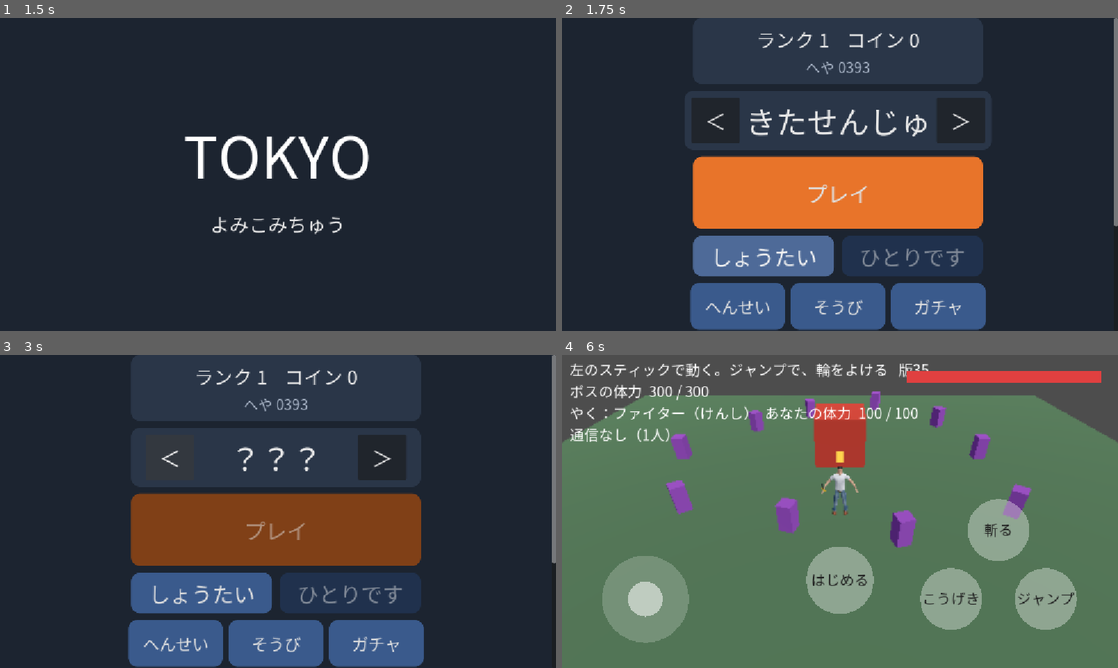
Above: before the commit, frames 1-4 (two rows, left to right).
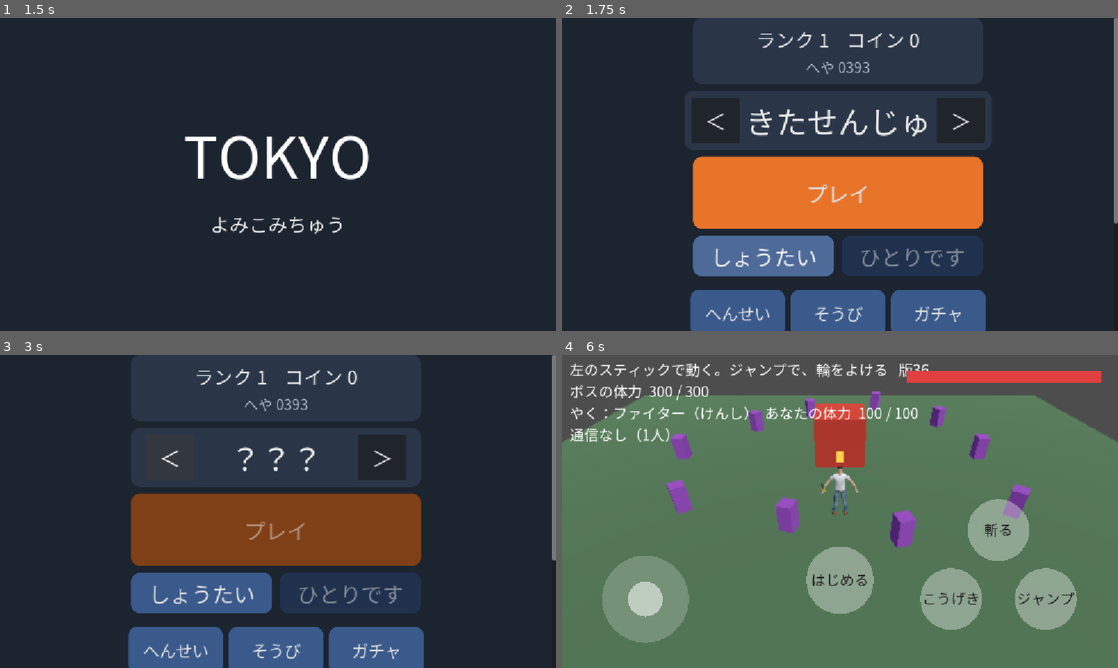
Above: after the commit, the same moments.

Repository: koyoy1016-gif/bigbusters-godot
Game: Godot game, scene res://scenes/game_flow.tscn
Two runs of this game, one before a commit and one after it. Both use one fixed random seed, a clock stepped at 60 frames per second and the inputs below. This scene is started directly instead of the project's main scene.
Inputs (mouse positions are in pixels of both pictures, inside the frame that each line leads up to):
- Up to frame 1 (1.5 s): tap Enter at 0.5 s; move the mouse to (400, 158) at 0.52 s; tap 1 at 0.6 s; click (400, 158) at 0.67 s; tap Space at 1.25 s; drag from (166, 190) to (250, 237) at 1.27 s
- Up to frame 2 (1.75 s): no input
- Up to frame 3 (3 s): click "しょうたい" at 2 s; click "＜" at 2.75 s
- Up to frame 4 (6 s): click "＜" at 3.5 s; click "＞" at 4.25 s; click "＞" at 5 s; click "プレイ" at 5.75 s

Frame 1 is identical in both runs. In frame 2, 2.3% of the frame differs, in the area x 23-100%, y 65-100%; in frame 3, 2.3%; in frame 4, less than 0.1%.

Commit message:
フレンド申請：部屋の人にボタン／LINEのフレンドURL（ついかする・キャンセル）（版36）
Co-Authored-By: Claude Sonnet 5.5 <noreply@anthropic.com>
Claude-Session: https://claude.ai/code/session_01U5QjkxQPQVJ9bA9eQTVgJt

Diff:
--- a/data/game_flow.json
+++ b/data/game_flow.json
@@ -72,6 +72,23 @@
   "friends_join": "さんかする",
   "friends_dismiss": "とじる",
   "friends_no_name": "なまえなし",
+  "party_friend_button": "フレンドに なる",
+  "party_need_login": "ログインが ひつよう",
+  "party_friend_sent": "もうしこみずみ",
+  "party_friend_done": "フレンド",
+  "party_guest_name": "ゲスト",
+  "friends_send_url": "フレンドの URL を おくる",
+  "friend_url_share_labels": {"title": "このURLを、フレンドに なりたい人に おくってね", "message": "BIGバスターズで フレンドに なろう！", "line": "LINEでおくる", "share": "おくる", "copy": "コピー", "copied": "コピーした", "close": "とじる"},
+  "friend_preview_ask": "と フレンドに なりますか？",
+  "friend_preview_add": "ついかする",
+  "friend_preview_cancel": "キャンセル",
+  "friend_preview_ok": "とじる",
+  "friend_preview_needlogin": "フレンドに なるには、先に アカウントで ログインを つくってください（そのあと、もういちど URL を ひらいてください）",
+  "friend_preview_notfound": "そのフレンドコードは みつかりません",
+  "friend_preview_self": "これは あなたの フレンドコードです",
+  "friend_preview_already": "もう フレンドです",
+  "friend_preview_error": "しらべられませんでした。あとで もういちど ためしてください",
+  "friend_preview_sent": "もうしこみを おくりました",
   "lobby_invite_join": "のへやに さんか",
   "account_forms": {
     "title_register": "ログインを つくる", "title_login": "ログイン", "title_recover": "パスワードを わすれたとき",
--- a/data/prototype_stick.json
+++ b/data/prototype_stick.json
@@ -173,7 +173,7 @@
   ],
   "charge_color": "#ff9a20",
   "build_label": "版",
-  "build_id": "35",
+  "build_id": "36",
   "camera_follow": 0.5,
   "camera_follow_per_sec": 6.0,
   "marker_size": 0.35,
--- a/firebase/database.rules.json
+++ b/firebase/database.rules.json
@@ -118,6 +118,21 @@
             },
             "t": {
               ".validate": "newData.isNumber()"
+            },
+            "$other": {
+              ".validate": false
+            }
+          }
+        },
+        "who": {
+          "$slot": {
+            ".write": "auth != null && root.child('rooms/' + $code + '/players/' + $slot + '/uid').val() === auth.uid && (!newData.exists() || root.child('links/' + auth.uid).val() === newData.child('sid').val())",
+            ".validate": "$slot.matches(/^p[1-4]$/) && (!newData.exists() || newData.hasChildren(['sid', 'nickname']))",
+            "sid": {
+              ".validate": "newData.isString() && newData.val().matches(/^[A-Z2-9]{12}$/)"
+            },
+            "nickname": {
+              ".validate": "newData.isString() && newData.val().length <= 12"
             },
             "$other": {
               ".validate": false
--- a/scripts/flow/game_flow.gd
+++ b/scripts/flow/game_flow.gd
@@ -72,6 +72,12 @@
 var displaced_shown := false
 var claimed_key := ""
 var claim_grace := 0.0
+var party_box: VBoxContainer
+var party_signature := ""
+var friend_box: Control
+var friend_box_col: VBoxContainer
+var friend_preview_sig := ""
+var requested_sids: Dictionary = {}
 ## ロビーから入っている部屋（戦いを出入りしても、部屋は続く）
 var bridge: RefCounted = null
 var room_state: Dictionary = {}
@@ -266,6 +272,9 @@
 	room_row.add_child(invite_button)
 	room_row.add_child(leave_button)
 	l.add_child(room_row)
+	party_box = VBoxContainer.new()
+	party_box.add_theme_constant_override("separation", 8)
+	l.add_child(party_box)
 	invite_join_button = _make_button("", big, join_invite)
 	invite_join_button.visible = false
 	l.add_child(invite_join_button)
@@ -371,6 +380,23 @@
 	n.add_child(rematch_wait_next)
 	n.add_child(_make_button(str(config["lobby_label"]), big, func(): event("lobby")))
 
+
+	# LINEのフレンドURLを開いたとき：「ついかする／キャンセル」
+	friend_box = Control.new()
+	friend_box.name = "FriendPreview"
+	friend_box.set_anchors_preset(Control.PRESET_FULL_RECT)
+	friend_box.mouse_filter = Control.MOUSE_FILTER_STOP
+	var f_bg := ColorRect.new()
+	f_bg.color = Color(0.05, 0.07, 0.1, 0.96)
+	f_bg.set_anchors_preset(Control.PRESET_FULL_RECT)
+	friend_box.add_child(f_bg)
+	friend_box_col = VBoxContainer.new()
+	friend_box_col.set_anchors_preset(Control.PRESET_FULL_RECT)
+	friend_box_col.alignment = BoxContainer.ALIGNMENT_CENTER
+	friend_box_col.add_theme_constant_override("separation", 30)
+	friend_box.add_child(friend_box_col)
+	friend_box.visible = false
+	layer.add_child(friend_box)
 
 	# 「ほかの画面で ひらかれました」（同じ人は、同時に1つの画面でしか遊べない）
 	displaced_box = Control.new()
@@ -643,6 +669,116 @@
 	account.set_save(save)
 
 
+## 部屋にいる、ほかの人の一覧（アカウントの人には「フレンドに なる」ボタン）
+func _refresh_party() -> void:
+	var who: Dictionary = room_state.get("who", {}) if room_state.get("who") is Dictionary else {}
+	var friends: Array = account_state.get("friends", [])
+	var friend_sids := {}
+	for f in friends:
+		friend_sids[str(f.get("sid", ""))] = true
+	var rows: Array = []
+	for slot in Logic.other_members(room_state):
+		var w: Variant = who.get(slot)
+		var sid := str(w.get("sid", "")) if w is Dictionary else ""
+		var nick := str(w.get("nickname", "")) if w is Dictionary else ""
+		rows.append([slot, sid, nick])
+	var mine := bool(account_state.get("signedIn", false))
+	var sig := JSON.stringify([rows, mine, friend_sids.keys(), requested_sids.keys()])
+	if sig == party_signature:
+		return
+	party_signature = sig
+	_clear_box(party_box)
+	for row in rows:
+		var sid: String = row[1]
+		var nick: String = row[2]
+		if sid == "":
+			continue  # ゲストの人には、申しこめない
+		var name_text := nick if nick != "" else str(config["friends_no_name"])
+		var line := HBoxContainer.new()
+		line.alignment = BoxContainer.ALIGNMENT_CENTER
+		line.add_theme_constant_override("separation", 12)
+		var lab := _make_label(name_text, int(config["lobby_small_font_size"]), Color(str(config["text_color"])))
+		lab.custom_minimum_size = Vector2(250, 0)
+		line.add_child(lab)
+		var btn: Button
+		if friend_sids.has(sid):
+			btn = _make_button(str(config["party_friend_done"]), [300, 70], func(): pass)
+			btn.disabled = true
+		elif requested_sids.has(sid):
+			btn = _make_button(str(config["party_friend_sent"]), [300, 70], func(): pass)
+			btn.disabled = true
+		elif not mine:
+			btn = _make_button(str(config["party_need_login"]), [300, 70], func(): pass)
+			btn.disabled = true
+		else:
+			btn = _make_button(str(config["party_friend_button"]), [300, 70], func(): _request_friend_of(sid))
+		btn.add_theme_font_size_override("font_size", int(config["lobby_small_font_size"]))
+		_paint_button(btn, Color(str(config["lobby_nav_color"])))
+		line.add_child(btn)
+		party_box.add_child(line)
+
+
+func _request_friend_of(sid: String) -> void:
+	requested_sids[sid] = true
+	party_signature = ""
+	if account != null:
+		account.request_friend_sid(sid)
+	_refresh_party()
+
+
+## フレンドのURLを、LINEなどで おくる
+func share_friend_url() -> void:
+	var code := str(account_state.get("friendCode", ""))
+	if code == "" or str(js_eval.call("typeof window")) != "object":
+		return
+	var base := str(js_eval.call("window.location.origin + window.location.pathname"))
+	js_eval.call(RoomLink.build_share_call(RoomLink.build_friend_url(base, code), config["friend_url_share_labels"]))
+
+
+## フレンドURLを開いたときの、確認の画面
+func _refresh_friend_preview() -> void:
+	var pv: Variant = account_state.get("preview")
+	var sig := JSON.stringify(pv) + str(requested_sids.has("__link"))
+	if sig == friend_preview_sig:
+		return
+	friend_preview_sig = sig
+	_clear_box(friend_box_col)
+	if not (pv is Dictionary):
+		friend_box.visible = false
+		return
+	var status := str(pv.get("status", ""))
+	if status == "loading":
+		friend_box.visible = false
+		return
+	friend_box.visible = true
+	var nick := str(pv.get("nickname", ""))
+	if nick == "":
+		nick = str(config["friends_no_name"])
+	if requested_sids.has("__link"):
+		friend_box_col.add_child(_info(str(config["friend_preview_sent"])))
+		friend_box_col.add_child(_small_button(str(config["friend_preview_ok"]), _close_friend_preview))
+		return
+	if status == "ok":
+		friend_box_col.add_child(_info(nick + str(config["friend_preview_ask"])))
+		friend_box_col.add_child(_small_button(str(config["friend_preview_add"]), func():
+			requested_sids["__link"] = true
+			friend_preview_sig = ""
+			if account != null:
+				account.request_friend_code(str(pv.get("code", "")))))
+		friend_box_col.add_child(_small_button(str(config["friend_preview_cancel"]), _close_friend_preview))
+	else:
+		friend_box_col.add_child(_info(str(config["friend_preview_" + status]) if config.has("friend_preview_" + status) else str(config["friend_preview_error"])))
+		friend_box_col.add_child(_small_button(str(config["friend_preview_ok"]), _close_friend_preview))
+
+
+func _close_friend_preview() -> void:
+	requested_sids.erase("__link")
+	if account != null:
+		account.clear_preview()
+	friend_preview_sig = ""
+	friend_box.visible = false
+
+
 func _on_displaced() -> void:
 	displaced_shown = true
 	waiting_ready = false
@@ -687,6 +823,9 @@
 		save_applied = true
 		_apply_server_save(st["save"])
 	_refresh_invite_button()
+	_refresh_friend_preview()
+	if bool(st.get("signedIn", false)) and str(room_state.get("status", "")) == "in_room":
+		account.announce(room_code, str(room_state.get("slot", "")))
 	var sig := JSON.stringify([st.get("signedIn"), st.get("loginId"), st.get("nickname"), st.get("friendCode"), st.get("friends"), st.get("inbox"), st.get("message"), Logic.party_full(room_state, int(config["max_party"]))])
 	if sig != account_signature:
 		account_signature = sig
@@ -768,6 +907,7 @@
 		return
 	friends_box.add_child(_info(str(config["friends_code_label"]) + "\n" + str(st.get("friendCode", ""))))
 	friends_box.add_child(_small_button(str(config["friends_add"]), func(): _show_form("friend")))
+	friends_box.add_child(_small_button(str(config["friends_send_url"]), share_friend_url))
 	for item in st.get("inbox", []):
 		var from := str(item.get("from", ""))
 		var nick := str(item.get("nickname", ""))
@@ -876,6 +1016,7 @@
 	if state == Logic.LOBBY:
 		_refresh_room_label()
 		_refresh_play_button()
+		_refresh_party()
 		if waiting_ready and Logic.all_ready(room_state):
 			waiting_ready = false
 			event("play")
--- a/scripts/network/account_bridge.gd
+++ b/scripts/network/account_bridge.gd
@@ -47,6 +47,22 @@
 	return "window.bbAccount.claimSession()"
 
 
+static func build_request_sid_call(sid: String) -> String:
+	return "window.bbAccount.requestFriendSid(%s)" % JSON.stringify(sid)
+
+
+static func build_announce_call(room: String, slot: String) -> String:
+	return "window.bbAccount.announce(%s, %s)" % [JSON.stringify(room), JSON.stringify(slot)]
+
+
+static func build_request_code_call(code: String) -> String:
+	return "window.bbAccount.requestFriend(%s)" % JSON.stringify(code)
+
+
+static func build_clear_preview_call() -> String:
+	return "window.bbAccount.clearPreview()"
+
+
 static func build_logout_call() -> String:
 	return "window.bbAccount.logout()"
 
@@ -94,5 +110,21 @@
 	js_eval.call(build_claim_call())
 
 
+func request_friend_sid(sid: String) -> void:
+	js_eval.call(build_request_sid_call(sid))
+
+
+func announce(room: String, slot: String) -> void:
+	js_eval.call(build_announce_call(room, slot))
+
+
+func request_friend_code(code: String) -> void:
+	js_eval.call(build_request_code_call(code))
+
+
+func clear_preview() -> void:
+	js_eval.call(build_clear_preview_call())
+
+
 func logout() -> void:
 	js_eval.call(build_logout_call())
--- a/scripts/network/room_link.gd
+++ b/scripts/network/room_link.gd
@@ -26,6 +26,12 @@
 	return clean + "?room=" + code
 
 
+## フレンドのURL：ページの場所に ?friend=フレンドコード をつける
+static func build_friend_url(base: String, friend_code: String) -> String:
+	var clean := base.split("#")[0].split("?")[0]
+	return clean + "?friend=" + friend_code
+
+
 ## ブラウザ側の「おくる」画面を出す呼び出し（LINE・共有・コピーのボタンは、ブラウザ側の本物のボタン）
 static func build_share_call(url: String, labels: Dictionary) -> String:
 	return "window.bbShare.show(%s, %s)" % [JSON.stringify(url), JSON.stringify(labels)]
--- a/tests/test_lobby_rules.gd
+++ b/tests/test_lobby_rules.gd
@@ -131,6 +131,31 @@
 	flow.goto("lobby")
 	flow.reclaim_session()
 	check(not flow.displaced_box.visible and _count("window.bbAccount.claimSession()") == 2, "「この画面で つかう」で取りもどす")
+	# 部屋の人にフレンド申請
+	acc = {"status": "ok", "signedIn": true, "sid": "AAAAAAAAAAAA", "friendCode": "ABCDEFGH", "nickname": "えー", "displaced": false, "inbox": [], "friends": [], "preview": null}
+	state["members"] = ["p1", "p2", "p3"]
+	state["who"] = {"p2": {"sid": "BBBBBBBBBBBB", "nickname": "びー"}}
+	flow.goto("lobby")
+	flow._poll_room(1.0)
+	flow._poll_account(1.0)
+	flow._poll_room(1.0)
+	check(flow.party_box.get_child_count() == 1, "アカウントの人だけ、一覧に出る（ゲストの p3 は出ない）")
+	check(_count("window.bbAccount.announce(") >= 1, "自分の席の持ち主を部屋に書く")
+	flow._request_friend_of("BBBBBBBBBBBB")
+	check(_count("window.bbAccount.requestFriendSid(\"BBBBBBBBBBBB\")") == 1, "ボタンで、フレンドの申しこみを送る")
+	flow._poll_room(1.0)
+	check(flow.party_box.get_child(0).get_child(1).disabled, "送ったあとは、もうしこみずみ")
+	# LINEのフレンドURL
+	acc["preview"] = {"code": "ZZZZZZZZ", "status": "ok", "nickname": "しー"}
+	flow._poll_account(1.0)
+	check(flow.friend_box.visible and flow.friend_box_col.get_child_count() == 3, "ついかする／キャンセルの画面が出る")
+	flow._close_friend_preview()
+	check(not flow.friend_box.visible and _count("window.bbAccount.clearPreview()") == 1, "キャンセルで閉じる")
+	acc["preview"] = {"code": "ZZZZZZZZ", "status": "needlogin", "nickname": ""}
+	flow._poll_account(1.0)
+	check(flow.friend_box.visible and flow.friend_box_col.get_child_count() == 2, "ログインしていなければ、案内だけ出る")
+	var RoomLinkT := load("res://scripts/network/room_link.gd")
+	check(RoomLinkT.build_friend_url("https://x.io/a/?room=1#h", "ABCDEFGH") == "https://x.io/a/?friend=ABCDEFGH", "フレンドURLの形")
 	flow.queue_free()
 	print("失敗: ", failures)
 	quit(1 if failures > 0 else 0)
Not shown, changed: export_presets.cfg
Not shown, changed: NOTES.md
Not shown, changed: tests/js/account.test.mjs
Not shown, changed: web/head/10_room.js
Not shown, changed: web/head/30_account.js
